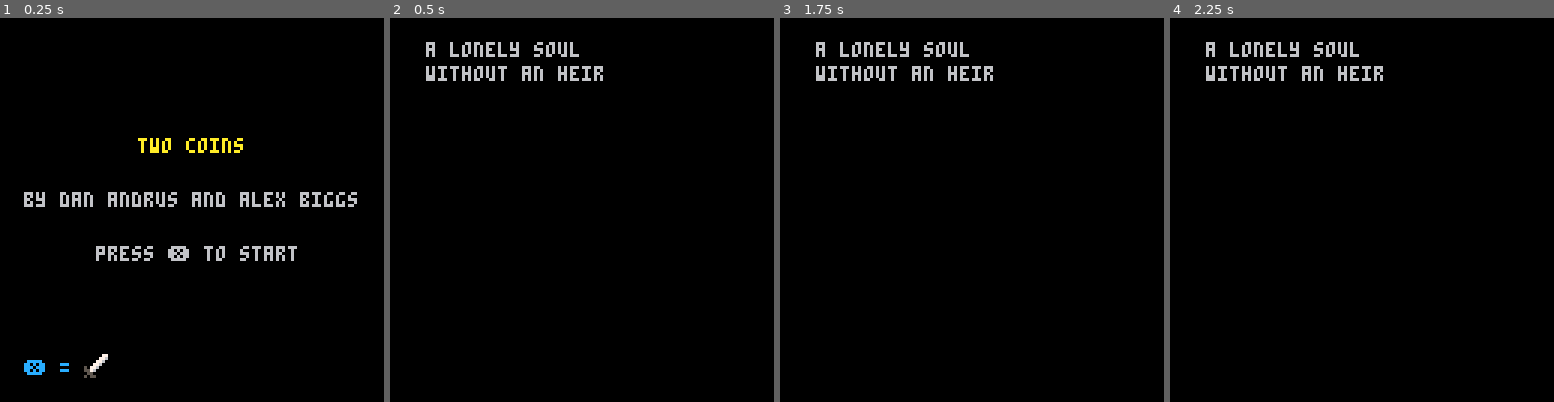
Above: before the commit, frames 1-4 (left to right).
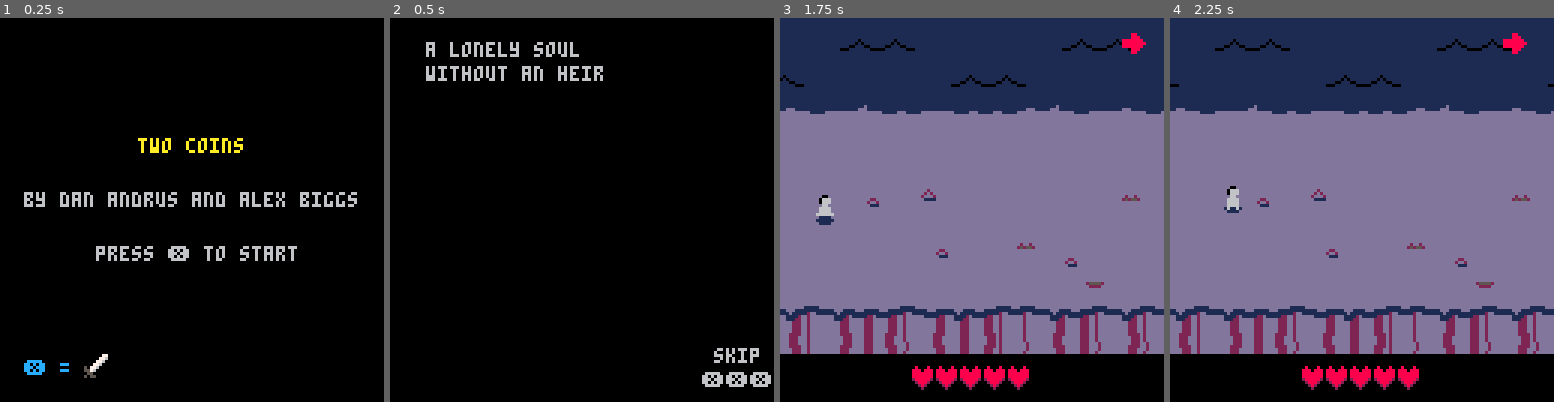
Above: after the commit, the same moments.

Repository: akbiggs/Scuffle
Game: PICO-8 cartridge scuffle.p8
Two runs of this game, one before a commit and one after it. Both use one fixed random seed, a clock stepped at 60 frames per second and the inputs below.
Inputs:
- Up to frame 1 (0.25 s): no input
- Up to frame 2 (0.5 s): tap X (X key) at 0.33 s
- Up to frame 3 (1.75 s): tap O (Z key) at 0.7, 1.7 s; tap X (X key) at 1.07 s; hold Right from 1.6 s (still down)
- Up to frame 4 (2.25 s): tap X (X key) at 1.85 s; release Right at 2.1 s; tap O (Z key) at 2.1 s; hold Up from 2.15 s (still down)

Frame 1 is identical in both runs. In frame 2, 0.7% of the frame differs, in the area x 81-100%, y 85-97%; in frame 3, 88%, in the area x 0-100%, y 0-97%; in frame 4, 88%.

Commit message:
Add skip intro prompt

Diff:
--- a/scuffle.p8
+++ b/scuffle.p8
@@ -2411,7 +2411,7 @@
 end
 
 function _init()
-		state.skip_intro_presses = 0
+		state.skip_intro_presses = 5
 
   start_stage(0, state)
 end
@@ -2642,6 +2642,9 @@
 	 do
 	   print_measure((i-1)*2+1)
   end
+
+  print("skip", 108, 110)
+  print("❎❎❎", 104, 118)
 end
 
 function draw_intro()
